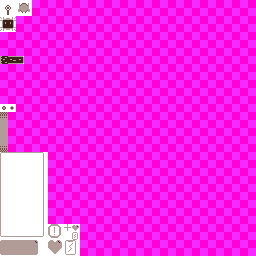
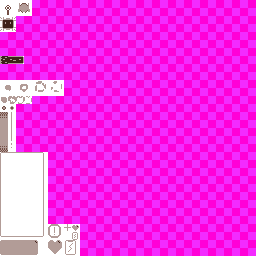
Before/after of a 256 × 256 layered artwork. What changed in the layer stack:
painted on "Enemy" over [0, 80, 64, 152]
added layer "comet fx" above "explosion fx Merged" over [0, 80, 64, 152]
added layer "explosion fx Merged" above "HP Item" over [0, 80, 64, 128]
painted on "Background Merged" over [0, 80, 64, 152]
